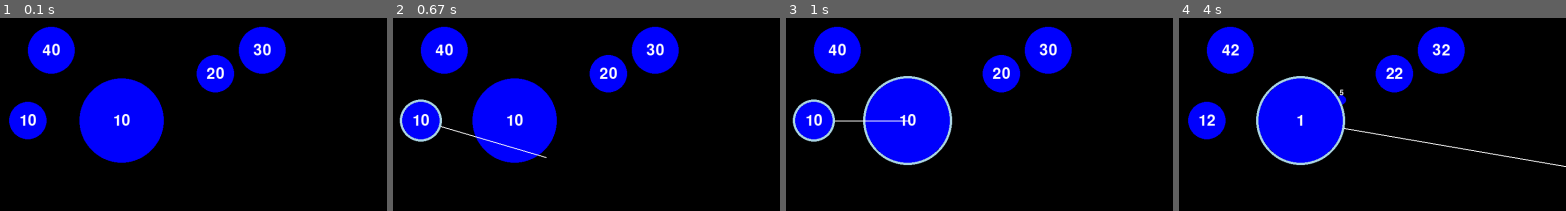
Above: before the commit, frames 1-4 (left to right).
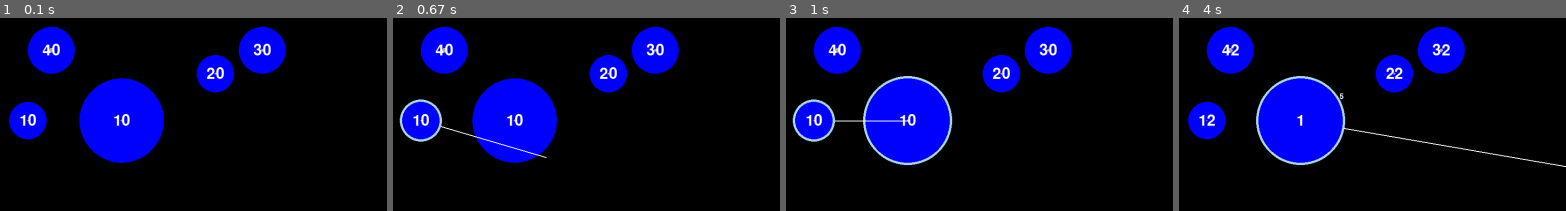
Above: after the commit, the same moments.

Repository: msa2984/teals-pygame
Game: pygame game, started from pygame/nano_wars/main.py
Same seed, same stepped clock (60 frames per second), same inputs: the game is played once before the commit and once after it.
Inputs (mouse positions are % of the whole screen's width and height, from its top left):
- Up to frame 1 (0.1 s): no input
- Up to frame 2 (0.67 s): press the mouse at (3, 26) at 0.37 s; move the mouse to (12, 31) at 0.47 s; release the mouse at (20, 36) at 0.6 s
- Up to frame 3 (1 s): press the mouse at (3, 26) at 0.7 s; move the mouse to (10, 25) at 0.8 s; release the mouse at (17, 25) at 0.93 s
- Up to frame 4 (4 s): click (52, 50) at 1.05 s; press the mouse at (7, 8) at 1.37 s; move the mouse to (18, 53) at 1.47 s; release the mouse at (30, 98) at 1.6 s; click (74, 48) at 1.72 s; press the mouse at (16, 26) at 2.03 s; move the mouse to (57, 16) at 2.13 s; release the mouse at (99, 6) at 2.27 s; press the mouse at (34, 8) at 2.37 s; move the mouse to (42, 8) at 2.47 s; release the mouse at (50, 7) at 2.6 s; press the mouse at (3, 26) at 2.7 s; move the mouse to (44, 23) at 2.8 s; release the mouse at (85, 19) at 2.93 s; press the mouse at (16, 26) at 3.03 s; move the mouse to (40, 37) at 3.13 s; release the mouse at (65, 48) at 3.27 s; press the mouse at (7, 8) at 3.37 s; move the mouse to (19, 35) at 3.47 s; release the mouse at (31, 61) at 3.6 s; press the mouse at (34, 8) at 3.7 s; move the mouse to (42, 23) at 3.8 s; release the mouse at (51, 39) at 3.93 s
The pictures show only the part of the screen within x 0-50%, y 0-50%; the shares and areas given below are measured in that part.

The runs differ from the first frame. In frame 1, less than 0.1% of the frame differs, in the area x 6-69%, y 15-54%; in frame 2, less than 0.1%; in frame 3, less than 0.1%; in frame 4, 0.2%.

Commit message:
:hammer:

Diff:
--- a/pygame/nano_wars/models/cell.py
+++ b/pygame/nano_wars/models/cell.py
@@ -38,6 +38,12 @@
         if self.is_highlighted:
             pygame.draw.circle(screen, self.highlight_color, self.position, self.radius + 5, 5)
 
+        capped_counter = min(self.counter, 100)  # Cap the counter at 100
+        if capped_counter >= 1:  # Ensure the counter is at least 1 to make the circle visible
+            inner_radius = (capped_counter / 100) * (self.radius / 4)  # Scale to 1/4 the size of the main circle at max
+            if inner_radius > 0:
+                pygame.draw.circle(screen, (169, 169, 169), self.position, int(inner_radius))  # Gray smaller circle
+
         # Draw the line from the edge of the circle to the cursor
         if self.line_end:
             edge_position = self.get_edge_position(self.line_end)
@@ -74,6 +80,7 @@
             if distance_to_edge > self.radius:
                 pygame.draw.line(screen, (255, 255, 255), edge_position, self.line_end, 2)
 
+
         # Render the counter as text inside the circle
         number = str(self.counter)
         text_surface = self.font.render(number, True, self.text_color)
@@ -91,8 +98,24 @@
             time_elapsed = current_time - self.last_update_time
 
             if time_elapsed >= dynamic_update_interval:
-                self.counter += 1  # Increment by 1
+                if self.counter >= 100:
+                    # If counter is above 100, decrease it slowly
+                    self.counter -= 0.5  # Decrease by 0.5 each update to make it gradual
+                    self.counter = max(100, self.counter)  # Ensure counter doesn't go below 100
+                else:
+                    self.counter += 1  # Increment by 1 if it's below 100
+
+                self.counter = int(self.counter)  # Ensure the counter is displayed as a whole number
                 self.last_update_time = current_time  # Update last_update_time
+
+        # Change text color to yellow if counter is 100 or above
+        if self.counter >= 100:
+            self.text_color = (255, 255, 0)  # Yellow text color
+        else:
+            self.text_color = (255, 255, 255)  # Default white text color
+
+
+
 
     def check_click(self, mouse_pos):
         # Function to check if the mouse click is inside this circle
--- a/pygame/nano_wars/models/mini_cell.py
+++ b/pygame/nano_wars/models/mini_cell.py
@@ -8,7 +8,7 @@
         self.pos = list(start_pos)  # Current position of the mini cell
         self.target_pos = target_pos  # Target position of the mini cell
         self.color = BLUE
-        self.radius = 5  # Radius of the mini cell
+        self.radius = 50  # Radius of the mini cell
         self.speed = speed  # Movement speed
         self.direction = self.calculate_direction()  # Direction towards the target
         self.transfer_total = transfer_total
@@ -39,8 +39,11 @@
         return result
 
     def get_radius(self):
-        # Calculate the radius based on transfer_total
-        return max(5, self.radius + self.transfer_total)  # Adjust the scaling factor as needed
+        # Scale the radius based on transfer_total proportionally
+        scaling_factor = self.radius / 100 / 1.11 # Assuming 100 corresponds to the full radius
+        scaled_radius = scaling_factor * self.transfer_total
+        return scaled_radius if scaled_radius < self.radius else self.radius
+
 
     def draw(self, screen):
         # Draw the mini cell as a circle
